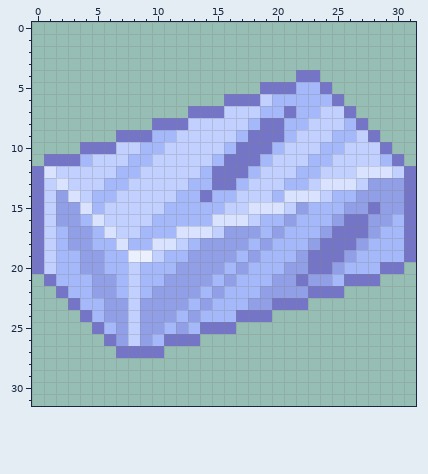
Pixel-art sprite -- the-actual-mod/sprites/items/titanium_ingot.png. The picture above is the old version.
The file is 32x32 pixels.
The same view after the edit:
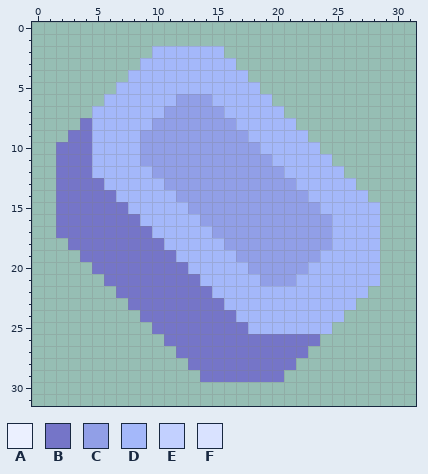
Palette (. is transparent): A #ebf0ff  B #7575c8  C #919fe7  D #a4b8fa  E #c2d0ff  F #d9e2ff
Edits made:
Changed rows in their new state; - is an unchanged pixel.
first column x 0:
 2 ----------DDDDDD----------------
 3 ---------DDDDDDDD---------------
 4 --------DDDDDDDDDD----..--------
 5 -------DDDDDDDDDDDD......-------
 6 ------DDDDDDCCCDDDDD......------
 7 -----DDDDDDCCCCCDDD--......-----
 8 ----BDDDDDCCCCCCCD-DD-......----
 9 ---BBDDDDCCCCCCCCCDDD-D......---
10 --BB-DDDDCCCCCCCCCCD-DDD......--
11 -.--BDDD-CCCCCCCCCCCDDD--......-
12 ..BBBDD--DCCCCCCCCCCCD--DD......
13 ..BBBB--DDDCCCCCCCCCCC-DDDD.....
14 ..BBBBBDDDDDCCCCCCCCCCCDD--D....
15 ..BBBBBBDDD--CCCCCCCCC-C--DDD...
16 ..BBBBBBBD----CCCCCCC-CCCDDDD...
17 ..BBBBBBBB--DDDC---C-CCC-DDDD...
18 ...BBBBBBBBDD-DD--C-CCC-CDDD-...
19 ....BBBBBBBB-DDDDC-CCC-CDDD--...
20 .....BBBBBBBBDDD-DCCC--DDD---..-
21 -.....BBBBBBBBD-D--C--DDD-DDD---
22 --.....BBBBBBBBD---DDDDDDDDD----
23 ---.....BBBBBBBB--DDDDDDDDD-----
24 ----.....BBBBBBBBDDDDDDDDD------
25 -----.....BBBB---BDDDDDDD-------
26 ------.....---BBBBBBBBBB--------
27 -------....-BBBBBBBBBBB---------
28 -------------BBBBBBBBB----------
29 --------------BBBBBBB-----------
Boxes around the changes in both pictures, in picture pixels (x1, y1, x2, y2):
changed: (32, 46, 416, 382)
